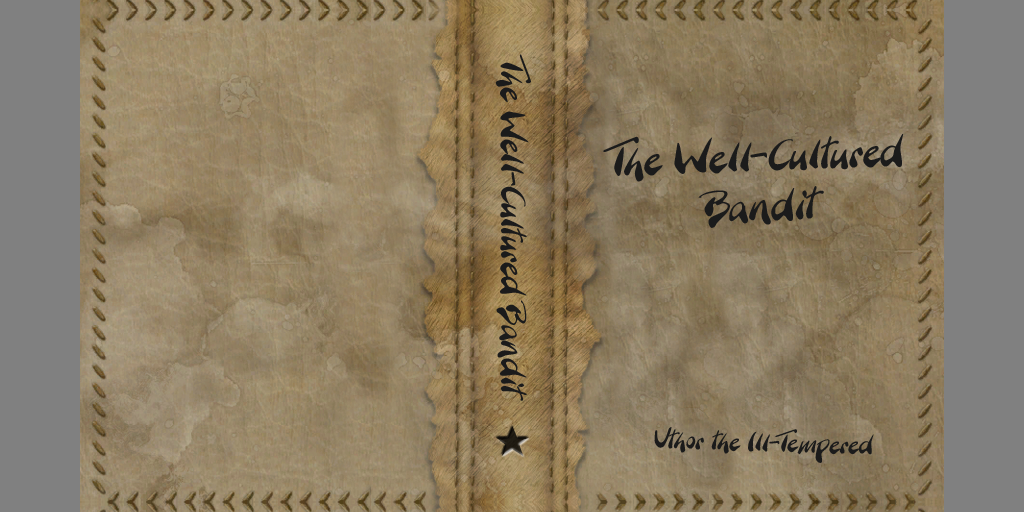
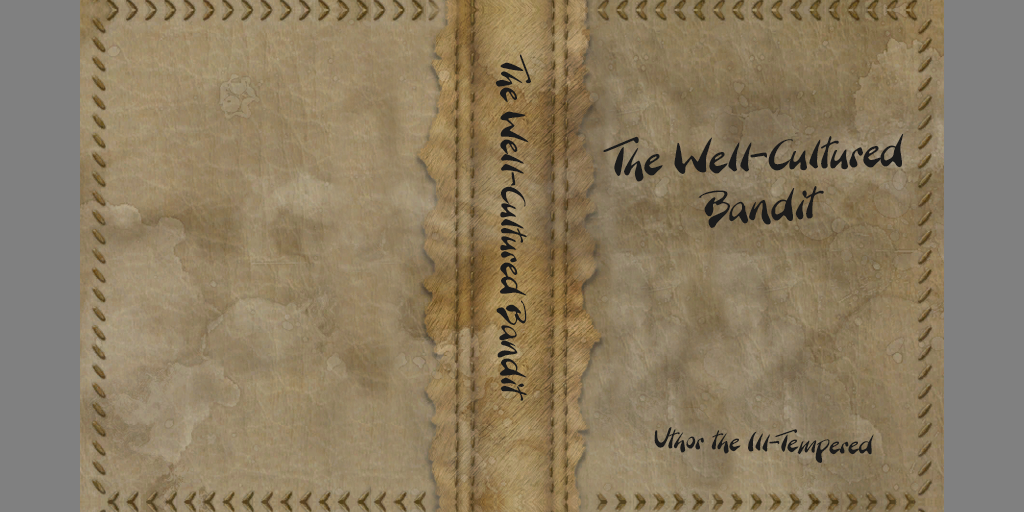
Layered file, before and after one edit (1024x512). Changes by layer:
removed layer "Shape 1" over <box>496,426,529,456</box>
